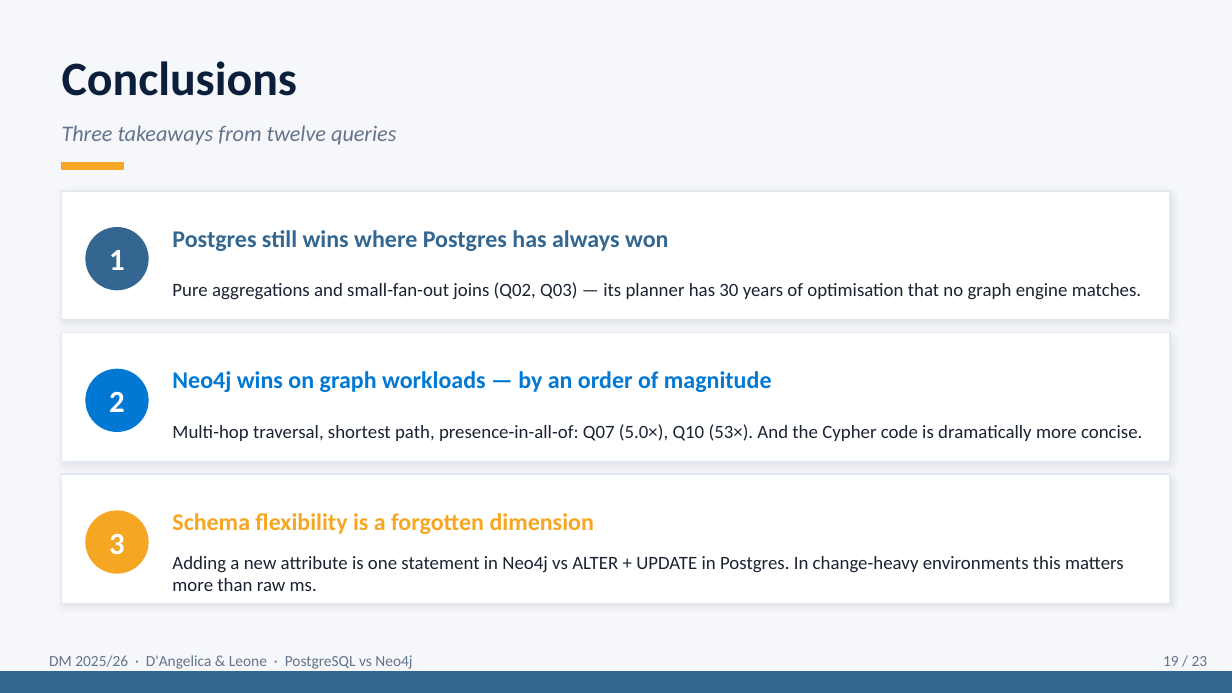
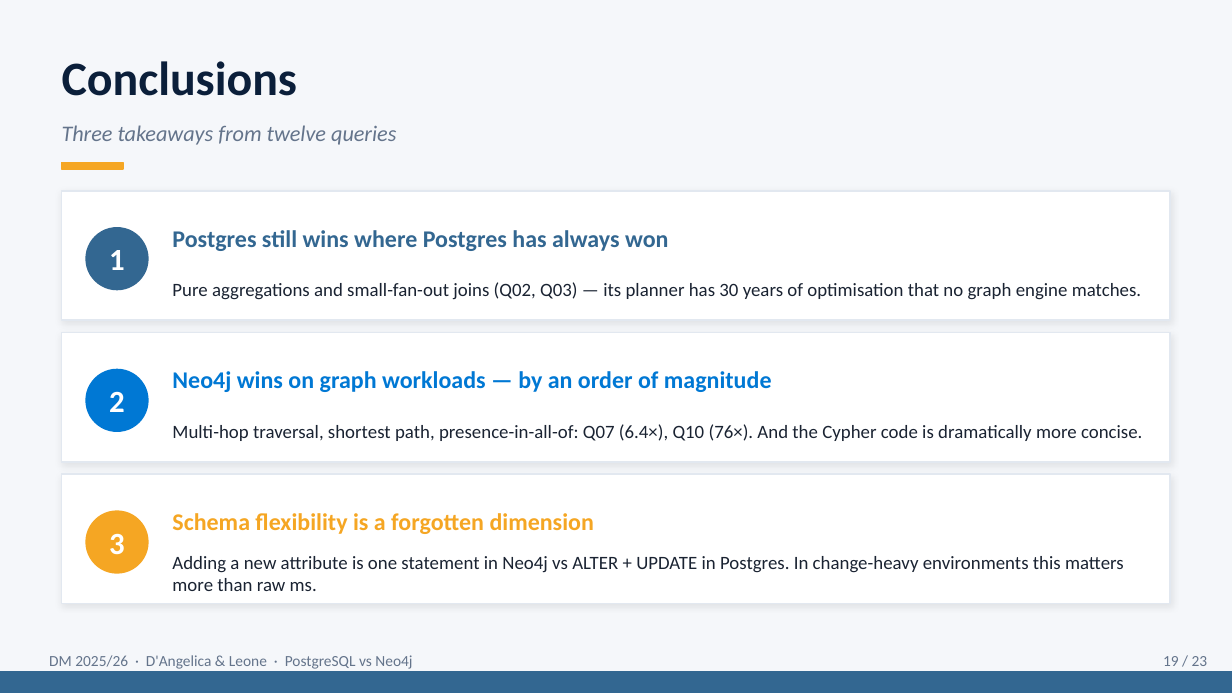
Before and after one commit to g1up3/DM-Project-2026, a slide deck: slide 19 of Presentation_DM_DAngelica_Leone.pptx. Drawn at 1232x693 pixels with LibreOffice and Linux fonts; fonts in the diff are those of the drawing. Boxes give left, top, right and bottom in pixels: in the first picture for what was removed or moved away, otherwise in the second. Text is boxed around its words. In the diff, an @@ line names an element or a change of style, - is before the commit and + after.

```diff
--- a/Presentation_DM_DAngelica_Leone.pptx
+++ b/Presentation_DM_DAngelica_Leone.pptx
@@ text at [172, 424, 1142, 441]: text changed @@
-Multi-hop traversal, shortest path, presence-in-all-of: Q07 (5.0×), Q10 (53×). And the Cypher code is dramatically more concise.
+Multi-hop traversal, shortest path, presence-in-all-of: Q07 (6.4×), Q10 (76×). And the Cypher code is dramatically more concise.
```
Also in this commit, not shown: 5 other slides changed, 13 other files.
